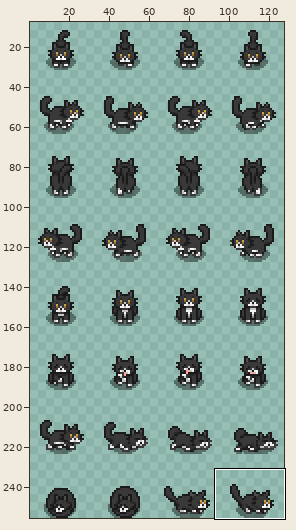
Sprite sheet, stored at img/cats/cat.png. The picture above shows the old version from afar; the outline marks the close-up.
Close-up. First the earlier version:
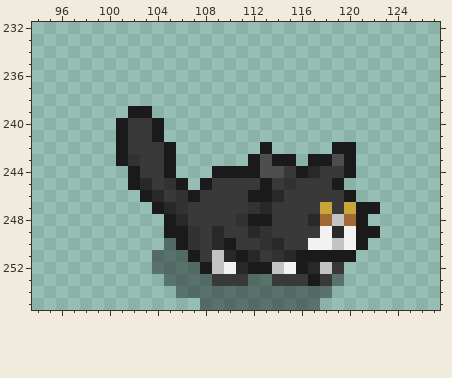
The file is 128x256 pixels. Shown: x 94..127, y 232..255. The wide view leaves out empty margins.
After:
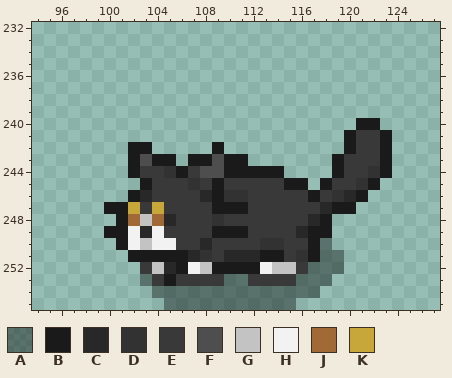
Palette (. is transparent): A #00000066  B #1a1a1a  C #282828  D #323232  E #393939  F #4e4e4e  G #c3c3c3  H #f2f2f2  J #a06936  K #c7a63a
Commit message: added sliding cat camera is not working
From old to new:
@@ x 94..127 @@
 238 ..................................
-239 ........BB........................
-240 .......BEEB.......................
-241 .......BEEB.......................
-242 .......BEEEB.......B.....BB.......
-243 .......BDEEB......BFBB.BBFB.......
-244 ........BEEB...BBBBFFEBCEEB.......
-245 ........BCEDB.BEEEEBEDEEEB........
-246 .........BCEDBEEEEBBCEEEEEB.......
-247 ..........BCDEEEEEDCEEEEKEKBB.....
-248 ...........BCEEEEDBBEEECJGJB......
-249 ...........BBDECEECDEEEEHCHBB.....
-250 ...........ABDECBEEDCEEHHGHB......
-251 ..........AAABEGCBCEDCBBBBB.......
-252 ..........AAAABGHCBBGHBCGE........
-253 ...........AAAAEEEAAEEEBEA........
-254 ............AAAAAAAAAAAAA.........
-255 ..............AAAAAAAAAA..........
+239 ..................................
+240 ...........................BB.....
+241 ..........................BEEB....
+242 ........BB.....B..........BEEB....
+243 ........BFBB.BBFBB.......BEEEB....
+244 ........BEEDBEFFBBBBB....BEEDB....
+245 .........BEEEDEBEEEEEBB.BEEDB.....
+246 ........BCEEEECBDDEEEEEBEDCB......
+247 ......BBKEKEEEEBBBEEEEEECBB.......
+248 .......BJGJCEEEDEEEEEEECB.........
+249 ......BBHCHEEEEBBBEEEECBB.........
+250 .......BHGHHEECEEEEDDEEBA.........
+251 ........BBBBBCDECCCBBEDBAA........
+252 .........EGCBHGBBBBHGGEAAA........
+253 .........AEBEEEEAAEEEEAAA.........
+254 ..........AAAAAAAAAAAAAA..........
+255 ...........AAAAAAAAAAA............
Where, in picture pixels (left, top, right, bottom), the same in both close-ups:
changed: (104, 106, 392, 310)
